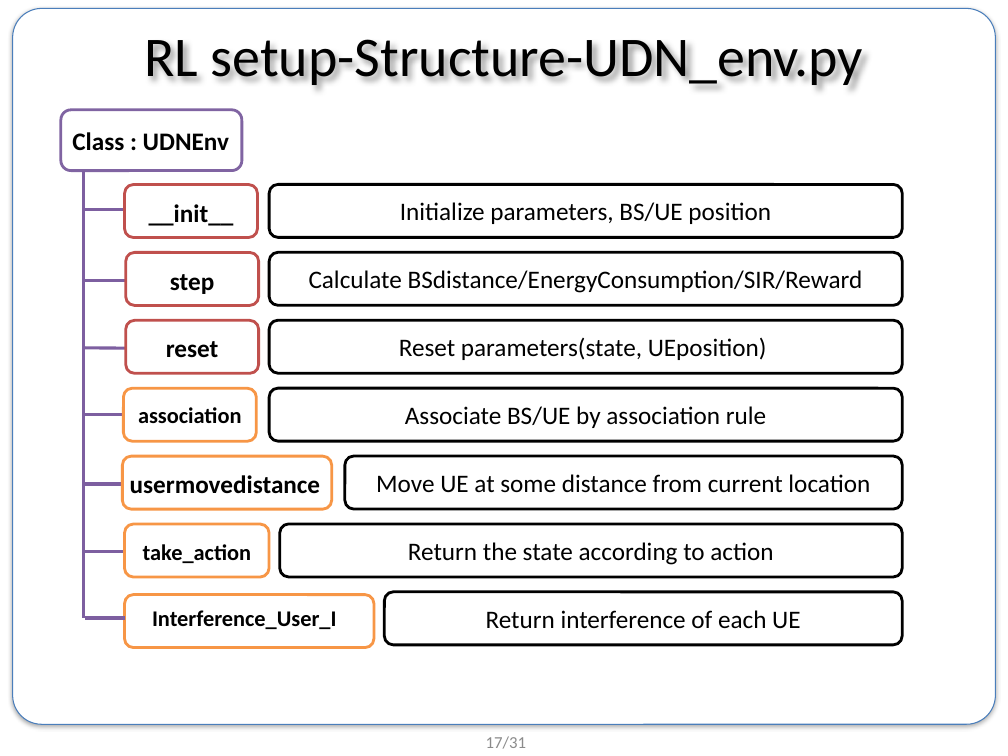
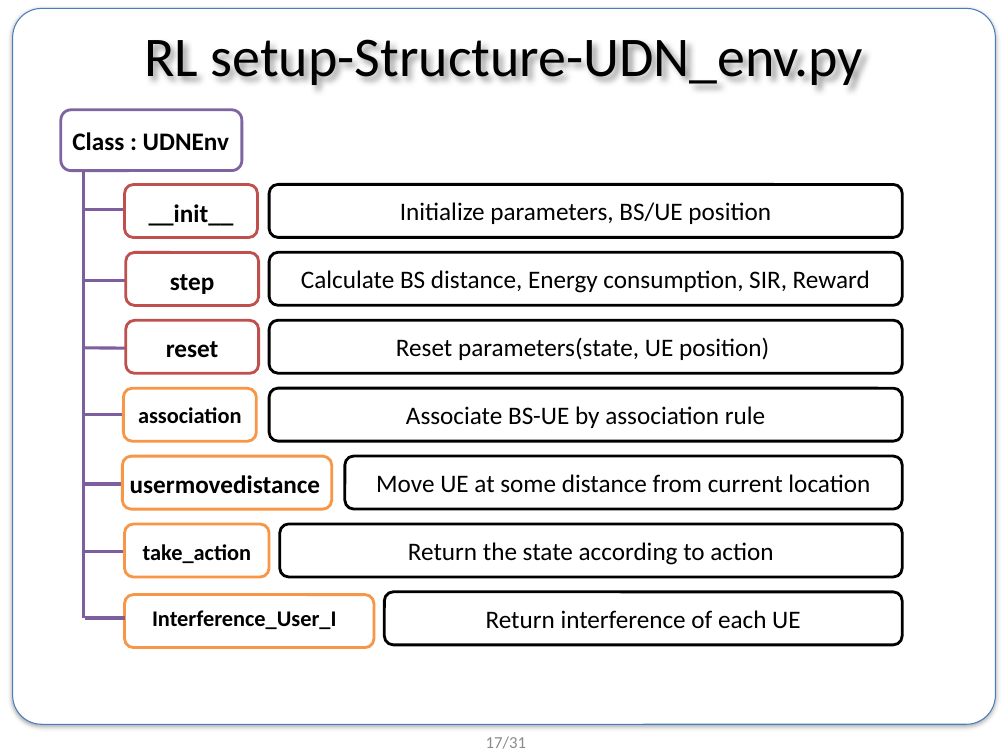
Before and after one commit to BongSangKim/UGRP, a slide deck: slide 17 of Survey meeting/인턴 발표 준비/0725 summer internship final presentation.pptx. Drawn at 1008x756 pixels with LibreOffice and Linux fonts; fonts in the diff are those of the drawing; background and template pictures are left out. Boxes give left, top, right and bottom in pixels: in the first picture for what was removed or moved away, otherwise in the second. Text is boxed around its words. In the diff, an @@ line names an element or a change of style, - is before the commit and + after.

```diff
--- a/Survey meeting/인턴 발표 준비/0725 summer internship final presentation.pptx
+++ b/Survey meeting/인턴 발표 준비/0725 summer internship final presentation.pptx
@@ text in rounded rectangle at (301,270,870,293): text changed @@
-Calculate BSdistance/EnergyConsumption/SIR/Reward
+Calculate BS distance, Energy consumption, SIR, Reward
@@ text in rounded rectangle at (396,337,769,360): spaces changed @@
-Reset parameters(state, UEposition)
+Reset parameters(state, UE position)
@@ text in rounded rectangle at (406,406,765,428): text changed @@
-Associate BS/UE by association rule
+Associate BS-UE by association rule
```
